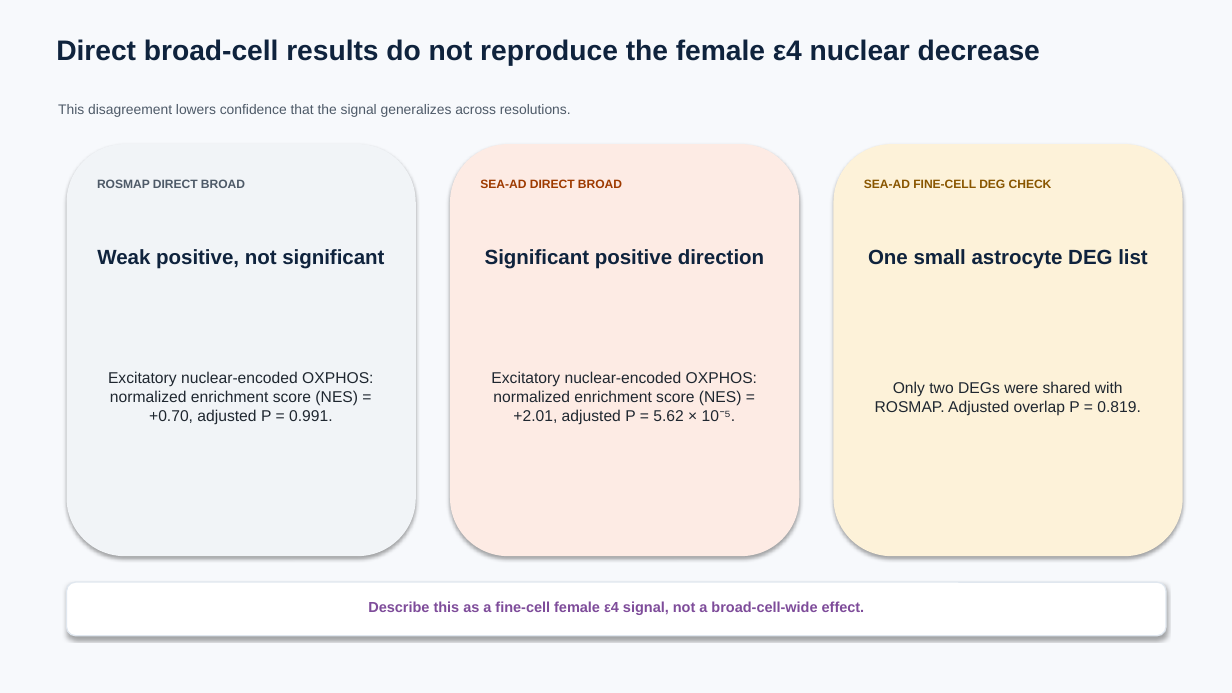
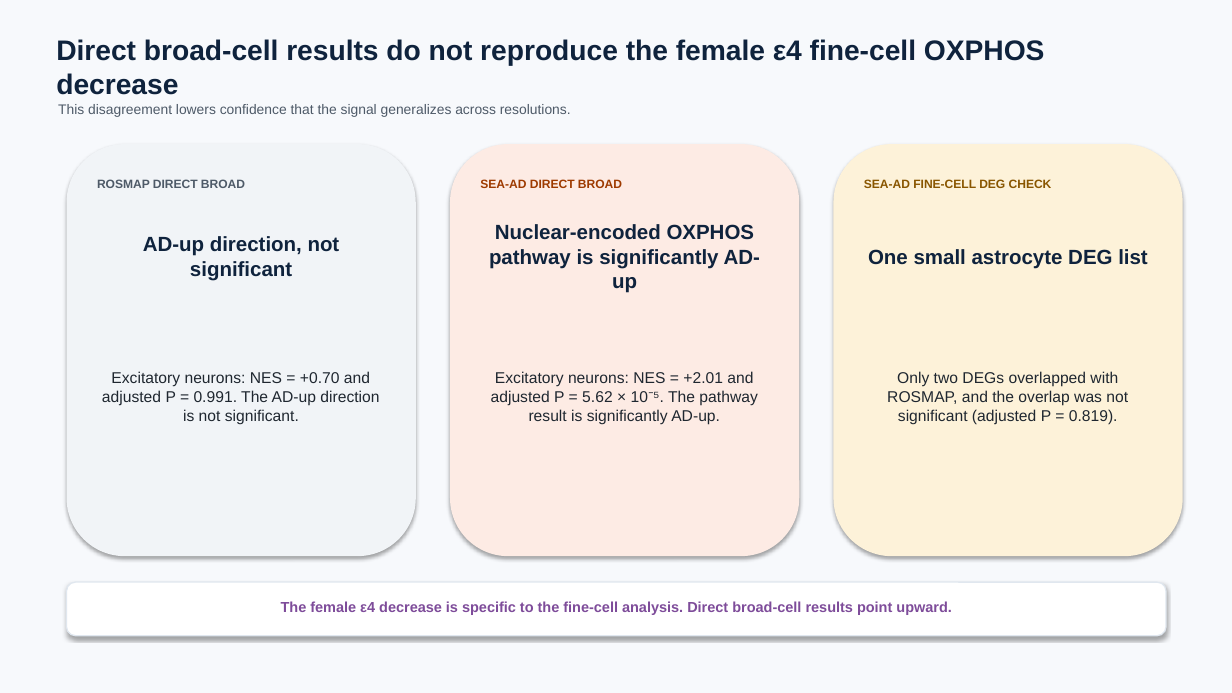
Before and after one commit to ericzhuang2010/alzheimer, a slide deck: slide 75 of docs/presentations/09162026/09162026_sex_apoe_kda_fine_broad.pptx (slide 69 before the commit). Drawn at 1232x693 pixels with LibreOffice and Linux fonts; fonts in the diff are those of the drawing. Boxes give left, top, right and bottom in pixels: in the first picture for what was removed or moved away, otherwise in the second. Text is boxed around its words. In the diff, an @@ line names an element or a change of style, - is before the commit and + after.

```diff
--- a/docs/presentations/09162026/09162026_sex_apoe_kda_fine_broad.pptx
+++ b/docs/presentations/09162026/09162026_sex_apoe_kda_fine_broad.pptx
@@ text at [56, 39, 1045, 95]: text changed @@
-Direct broad-cell results do not reproduce the female ε4 nuclear decrease
+Direct broad-cell results do not reproduce the female ε4 fine-cell OXPHOS decrease
@@ text at [143, 236, 340, 281]: text changed @@
-Weak positive, not significant
+AD-up direction, not significant
@@ text at [489, 224, 760, 293]: text changed @@
-Significant positive direction
+Nuclear-encoded OXPHOS pathway is significantly AD-up
@@ text at [102, 371, 379, 424]: text changed @@
-Excitatory nuclear-encoded OXPHOS: normalized enrichment score (NES) = +0.70, adjusted P = 0.991.
+Excitatory neurons: NES = +0.70 and adjusted P = 0.991. The AD-up direction is not significant.
@@ text at [491, 371, 757, 424]: text changed @@
-Excitatory nuclear-encoded OXPHOS: normalized enrichment score (NES) = +2.01, adjusted P = 5.62 × 10⁻⁵.
+Excitatory neurons: NES = +2.01 and adjusted P = 5.62 × 10⁻⁵. The pathway result is significantly AD-up.
@@ text at [887, 371, 1128, 424]: text changed @@
-Only two DEGs were shared with ROSMAP. Adjusted overlap P = 0.819.
+Only two DEGs overlapped with ROSMAP, and the overlap was not significant (adjusted P = 0.819).
@@ text at [281, 601, 952, 615]: text changed @@
-Describe this as a fine-cell female ε4 signal, not a broad-cell-wide effect.
+The female ε4 decrease is specific to the fine-cell analysis. Direct broad-cell results point upward.
```
Also in this commit, not shown: 6 other slides changed, 6 slides added, 17 other files.
